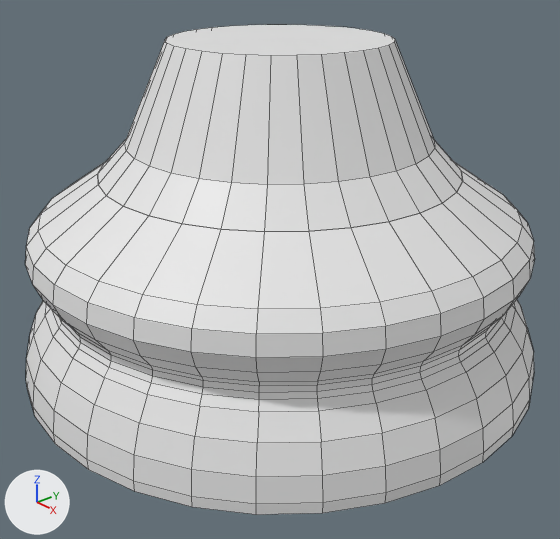
The Blender file course4_67_ChessPieceBase.blend, before and after one commit.
One viewpoint serves both versions: a 50 mm lens placed at (3.17, -2.76, 2.4), pointed at (0.11, -0.1, 0.6). Lighting does not change. The marker at lower left points along +X, +Y and +Z. Mesh edges are drawn as thin lines.

The first picture shows 'ChessPieceBase'.
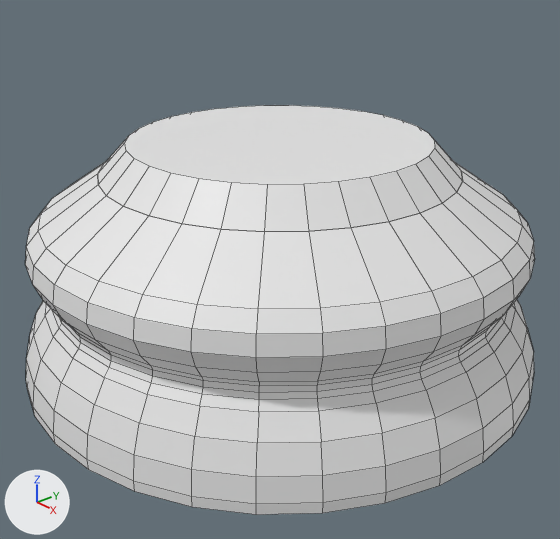
Where the change shows, as pixel boxes [x1, y1, x2, y2] in the pictures (560 x 539 px):
```json
{"object": "ChessPieceBase", "change": "reshaped", "before": [25, 25, 535, 515], "after": [25, 105, 535, 515], "on screen": "16% shorter"}
{"part": 1, "of": "me_cylinder", "change": "cut back", "before": [125, 25, 435, 185], "after": [125, 105, 435, 185]}
```

Edits to the scene script, one JSON object a line:
```json
{"block": "me_cylinder", "where": "# used by ob_chesspiecebase; location = (0.0, 0.0, 1.011)"}
{"op": "remove", "block": "me_cylinder", "code": "me_cylinder.from_pydata(...)  # 544 vertices, 514 faces; spans x -1.5..1.5, y -1.5..1.5, z -1.0..0.85"}
{"op": "add", "block": "me_cylinder", "code": "me_cylinder.from_pydata(...)  # 512 vertices, 482 faces; spans x -1.5..1.5, y -1.5..1.5, z -1.0..0.32"}
{"block": "me_cylinder", "change": "me_cylinder part 1"}
{"block": "me_cylinder", "change": "32 vertices are removed from x -0.6..0.6, y -0.6..0.6, z 0.85"}
{"block": "me_cylinder", "change": "33 faces are deleted"}
{"block": "me_cylinder", "change": "1 new face joins them"}
```
